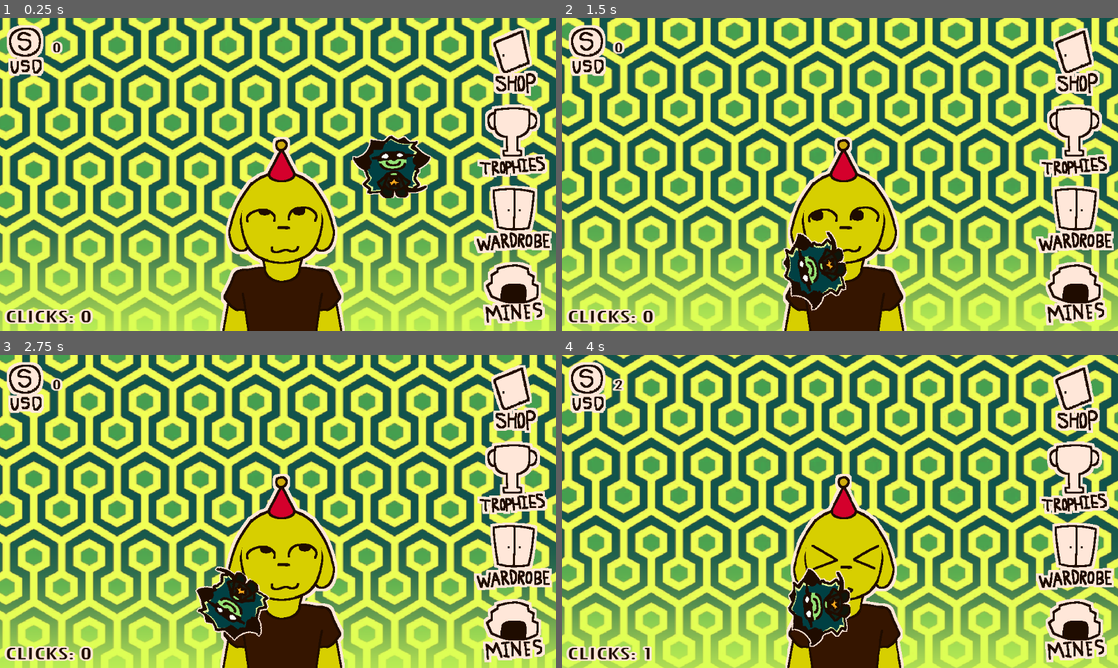
Above: before the commit, frames 1-4 (two rows, left to right).
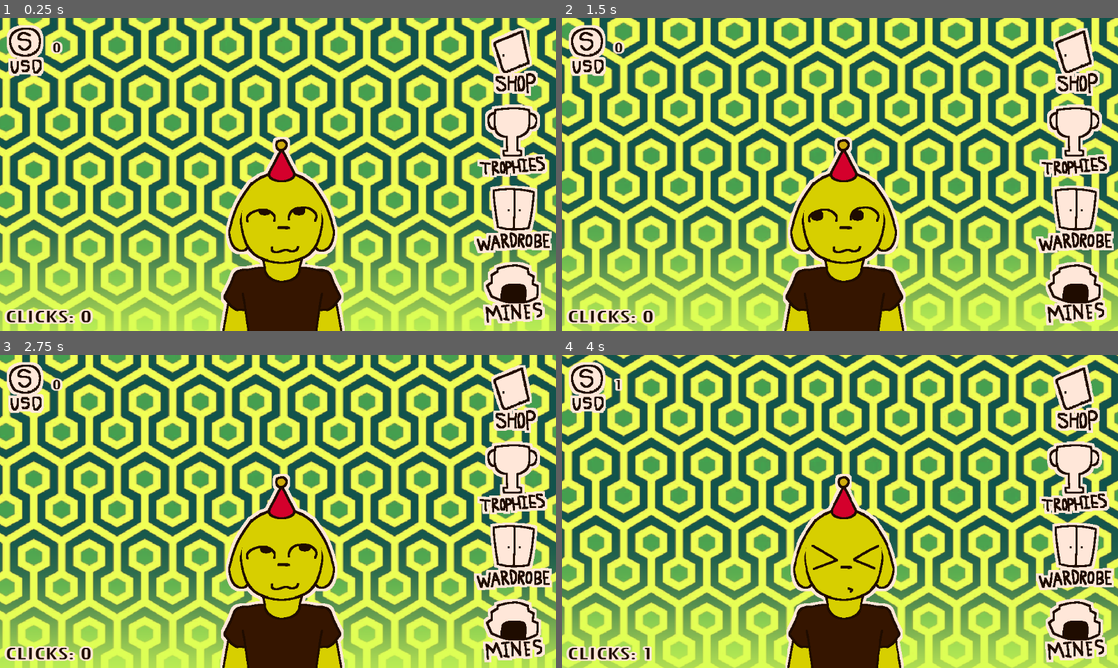
Above: after the commit, the same moments.

Repository: MeltyKelpy/computerShrilow
Game: Godot game, scene res://scenes/tComputer.tscn
The game is run twice, just before and just after one commit, with the same random seed, the same clock (stepped at 60 frames per second) and the same inputs.
Inputs (mouse positions are in pixels of both pictures, inside the frame that each line leads up to):
- Up to frame 1 (0.25 s): no input
- Up to frame 2 (1.5 s): tap Enter (ui_accept) at 0.5 s; drag from (951, 215) to (845, 233) at 0.52 s; drag from (728, 190) to (845, 233) at 1.27 s
- Up to frame 3 (2.75 s): move the mouse to (333, 442) at 2.02 s; press the mouse at (333, 442) at 2.03 s; hold Left (ui_left) from 2.03 s (still down)
- Up to frame 4 (4 s): release Left (ui_left) at 2.75 s; release the mouse at (895, 442) at 2.75 s; drag from (812, 574) to (673, 464) at 2.77 s; move the mouse to (1006, 558) at 3.52 s; press the mouse at (1006, 558) at 3.53 s; hold Right (ui_right) from 3.53 s (still down); tap Enter (ui_accept) at 3.77 s

The runs differ from the first frame. In frame 1, 1.9% of the frame differs, in the area x 63-78%, y 37-58%; in frame 2, 1.6%; in frame 3, 1.7%; in frame 4, 1.6%.

Commit message:
buying people

Diff:
--- a/scenes/tComputer.tscn
+++ b/scenes/tComputer.tscn
@@ -11,7 +11,6 @@
 [ext_resource type="Texture2D" uid="uid://ddsp35hv5mq4k" path="res://assets/images/ui/shop.png" id="8_kysej"]
 [ext_resource type="Theme" uid="uid://dr1wna4c2ab2h" path="res://technical/textStyle.tres" id="8_oskpf"]
 [ext_resource type="Texture2D" uid="uid://brs8k5prrtxmq" path="res://assets/images/ui/wardrobe.png" id="9_0gok5"]
-[ext_resource type="PackedScene" uid="uid://bvxn7n144a812" path="res://technical/items/jelly.tscn" id="9_xsj3a"]
 [ext_resource type="Texture2D" uid="uid://bags5dre2kqgg" path="res://assets/images/ui/trophies.png" id="10_4g76h"]
 [ext_resource type="Texture2D" uid="uid://8e0gyo2yjajj" path="res://assets/images/ui/mines.png" id="11_2lflx"]
 [ext_resource type="Texture2D" uid="uid://4x7uae8v4qm2" path="res://assets/images/areas/melanies/melImage.png" id="12_24rl0"]
@@ -902,9 +901,6 @@
 scale = Vector2(-0.0589678, 9.1975)
 shape = SubResource("RectangleShape2D_wj0jc")
 
-[node name="Jelly" parent="ShrilowScreen/Control" instance=ExtResource("9_xsj3a")]
-position = Vector2(204, -249)
-
 [node name="Shop" type="Sprite2D" parent="ShrilowScreen"]
 position = Vector2(1065, 93)
 texture = ExtResource("8_kysej")
--- a/technical/events/whack-ilow.tscn
+++ b/technical/events/whack-ilow.tscn
@@ -462,57 +462,57 @@
 
 [node name="WhackilowHole1" parent="." instance=ExtResource("10_66mh6")]
 offset_left = 259.0
-offset_top = 101.0
+offset_top = 88.0
 offset_right = 435.0
-offset_bottom = 243.0
+offset_bottom = 230.0
 
 [node name="WhackilowHole2" parent="." instance=ExtResource("10_66mh6")]
 offset_left = 486.0
-offset_top = 101.0
+offset_top = 88.0
 offset_right = 662.0
-offset_bottom = 243.0
+offset_bottom = 230.0
 
 [node name="WhackilowHole3" parent="." instance=ExtResource("10_66mh6")]
 offset_left = 711.0
-offset_top = 101.0
+offset_top = 88.0
 offset_right = 887.0
-offset_bottom = 243.0
+offset_bottom = 230.0
 
 [node name="WhackilowHole4" parent="." instance=ExtResource("10_66mh6")]
 offset_left = 244.0
-offset_top = 258.0
+offset_top = 245.0
 offset_right = 420.0
-offset_bottom = 400.0
+offset_bottom = 387.0
 
 [node name="WhackilowHole5" parent="." instance=ExtResource("10_66mh6")]
 offset_left = 486.0
-offset_top = 258.0
+offset_top = 245.0
 offset_right = 662.0
-offset_bottom = 400.0
+offset_bottom = 387.0
 
 [node name="WhackilowHole6" parent="." instance=ExtResource("10_66mh6")]
 offset_left = 723.0
-offset_top = 258.0
+offset_top = 245.0
 offset_right = 899.0
-offset_bottom = 400.0
+offset_bottom = 387.0
 
 [node name="WhackilowHole7" parent="." instance=ExtResource("10_66mh6")]
 offset_left = 219.0
-offset_top = 421.0
+offset_top = 408.0
 offset_right = 395.0
-offset_bottom = 563.0
+offset_bottom = 550.0
 
 [node name="WhackilowHole8" parent="." instance=ExtResource("10_66mh6")]
 offset_left = 486.0
-offset_top = 421.0
+offset_top = 408.0
 offset_right = 662.0
-offset_bottom = 563.0
+offset_bottom = 550.0
 
 [node name="WhackilowHole9" parent="." instance=ExtResource("10_66mh6")]
 offset_left = 763.0
-offset_top = 421.0
+offset_top = 408.0
 offset_right = 939.0
-offset_bottom = 563.0
+offset_bottom = 550.0
 
 [node name="gameTimer" type="Timer" parent="."]
 wait_time = 60.0
--- a/technical/items/jelly.gd
+++ b/technical/items/jelly.gd
@@ -12,14 +12,13 @@
 	mouse_pin.node_a = mouse_pin.get_path_to(fake_body)
 	rigid_body_2d.input_pickable = true
 	rigid_body_2d.input_event.connect(_on_input_event)
-	#reparent($/root/computerShrilow/ShrilowScreen/Control)
-	#var cacapoopyGOD3 = preload("res://technical/events/eventIndicator.tscn")
-	#var caca2 = cacapoopyGOD3.instantiate()
-	#add_child(caca2)
-	#caca2.reparent($/root)
-	#caca2.position.x = 0
-	#caca2.position.y = 0
-	#caca2.warn("You bought a Jelly! you now have "+str(FizzyDrink.jellys + 2))
+	var cacapoopyGOD3 = preload("res://technical/events/eventIndicator.tscn")
+	var caca2 = cacapoopyGOD3.instantiate()
+	add_child(caca2)
+	caca2.reparent($/root)
+	caca2.position.x = 0
+	caca2.position.y = 0
+	caca2.warn("You bought a Jelly! you now have "+str(FizzyDrink.jellys + 2))
 
 func _physics_process(delta: float) -> void:
 	mouse_pin.global_position = get_global_mouse_position()
--- a/technical/items/jelly.tscn
+++ b/technical/items/jelly.tscn
@@ -15,7 +15,7 @@
 script = ExtResource("1_3rnah")
 
 [node name="RigidBody2D" type="RigidBody2D" parent="."]
-position = Vector2(608, 527)
+position = Vector2(866, 332)
 
 [node name="jelly" type="Sprite2D" parent="RigidBody2D"]
 texture = ExtResource("1_ml5ht")
@@ -29,7 +29,7 @@
 shape = SubResource("RectangleShape2D_edxbq")
 
 [node name="MousePin" type="PinJoint2D" parent="."]
-position = Vector2(608, 527)
+position = Vector2(866, 332)
 
 [node name="FakeBody" type="StaticBody2D" parent="MousePin"]
 
--- a/technical/melanies_item.gd
+++ b/technical/melanies_item.gd
@@ -99,6 +99,9 @@
 			cacapoopyGOD = load(ItemValues.itemInfomation[ItemID]["ScenePath"])
 			caca = cacapoopyGOD.instantiate()
 			add_child(caca)
+			if ItemValues.itemInfomation[ItemID]["Name"] == "Jelly!":
+				caca.reparent($/root/computerShrilow/ShrilowScreen/Control)
+			caca.transform = Transform2D(0.0, Vector2(100, 100))
 			caca.getID(ItemID)
 	if ItemValues.itemInfomation[ItemID]["Name"] == "Jelly!":
 		FizzyDrink.jellys += 1
Not shown: 1 places in scenes/tComputer.tscn that only renumber resources
